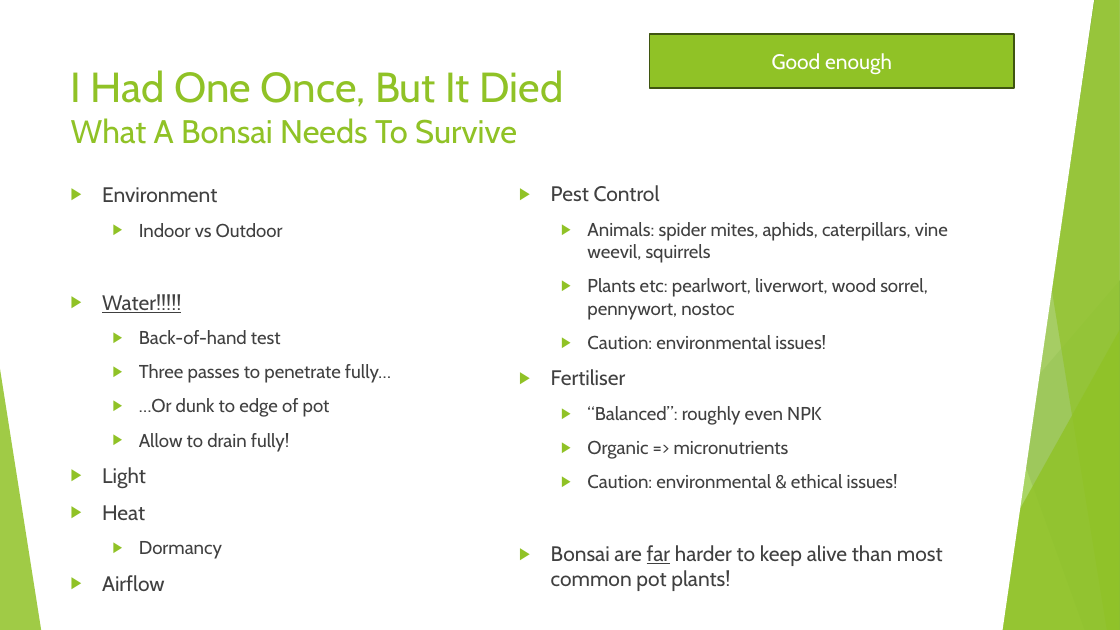
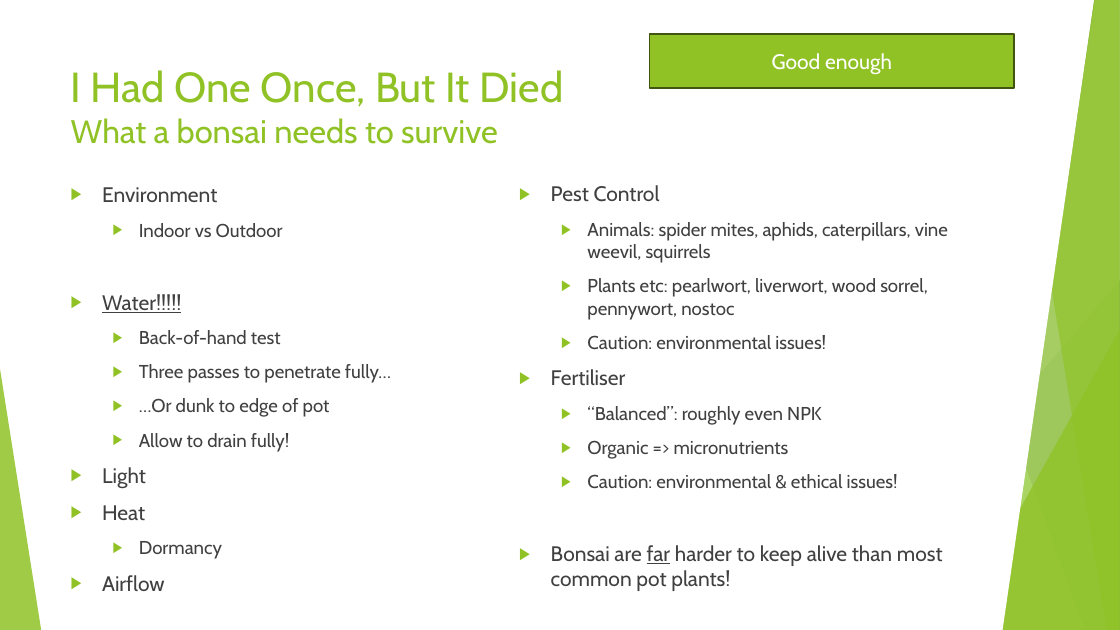
Before and after one commit to AlexLabram/Bonsai, a slide deck: slide 7 of WGCourse/Bonsai On A Budget (running).pptx. Drawn at 1120x630 pixels with LibreOffice and Linux fonts; fonts in the diff are those of the drawing. Boxes give left, top, right and bottom in pixels: in the first picture for what was removed or moved away, otherwise in the second. Text is boxed around its words. In the diff, an @@ line names an element or a change of style, - is before the commit and + after.

Commit message:
Changed slide title bylines to sentence case; looks less awkward Misc fiddles

```diff
--- a/WGCourse/Bonsai On A Budget (running).pptx
+++ b/WGCourse/Bonsai On A Budget (running).pptx
@@ title at [71, 70, 564, 144]: text changed @@
-I Had One Once, But It Died
-What A Bonsai Needs To Survive
+I Had One Once, But It Died
+What a bonsai needs to survive
```
Also in this commit, not shown: 9 other slides changed.
